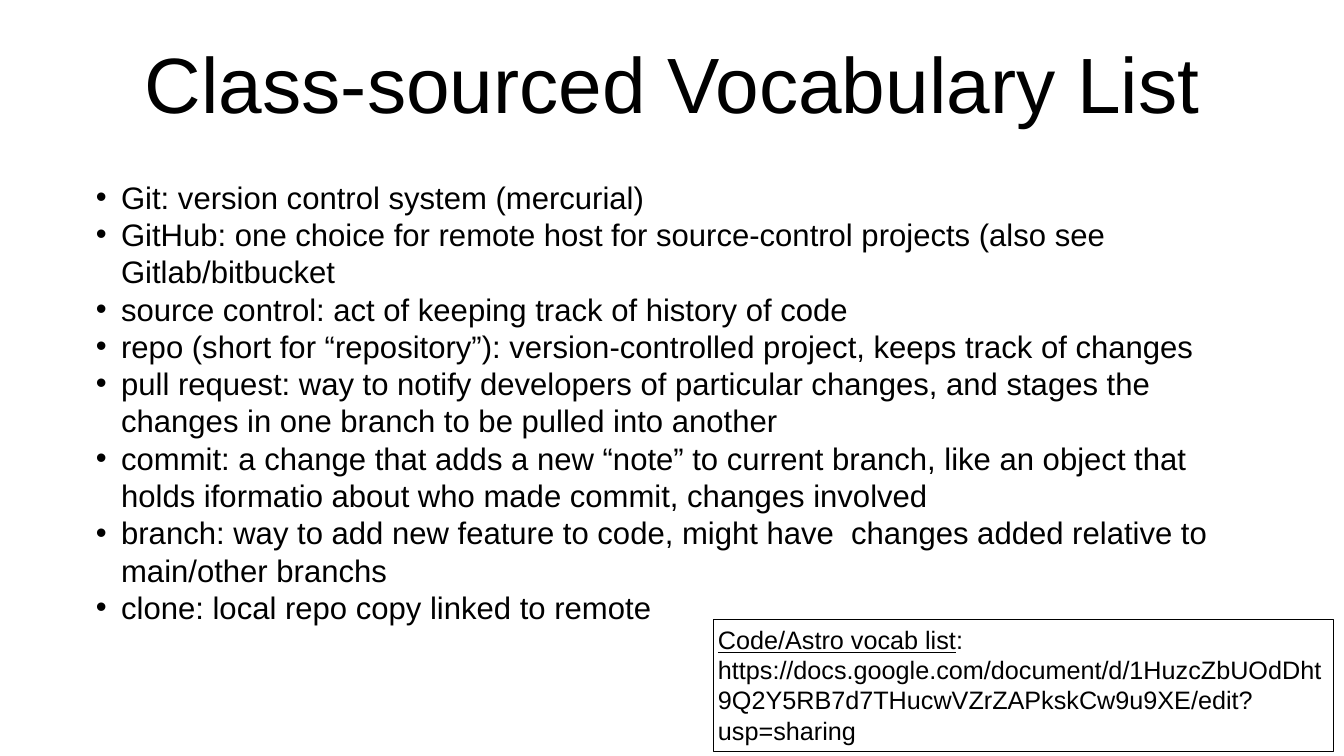
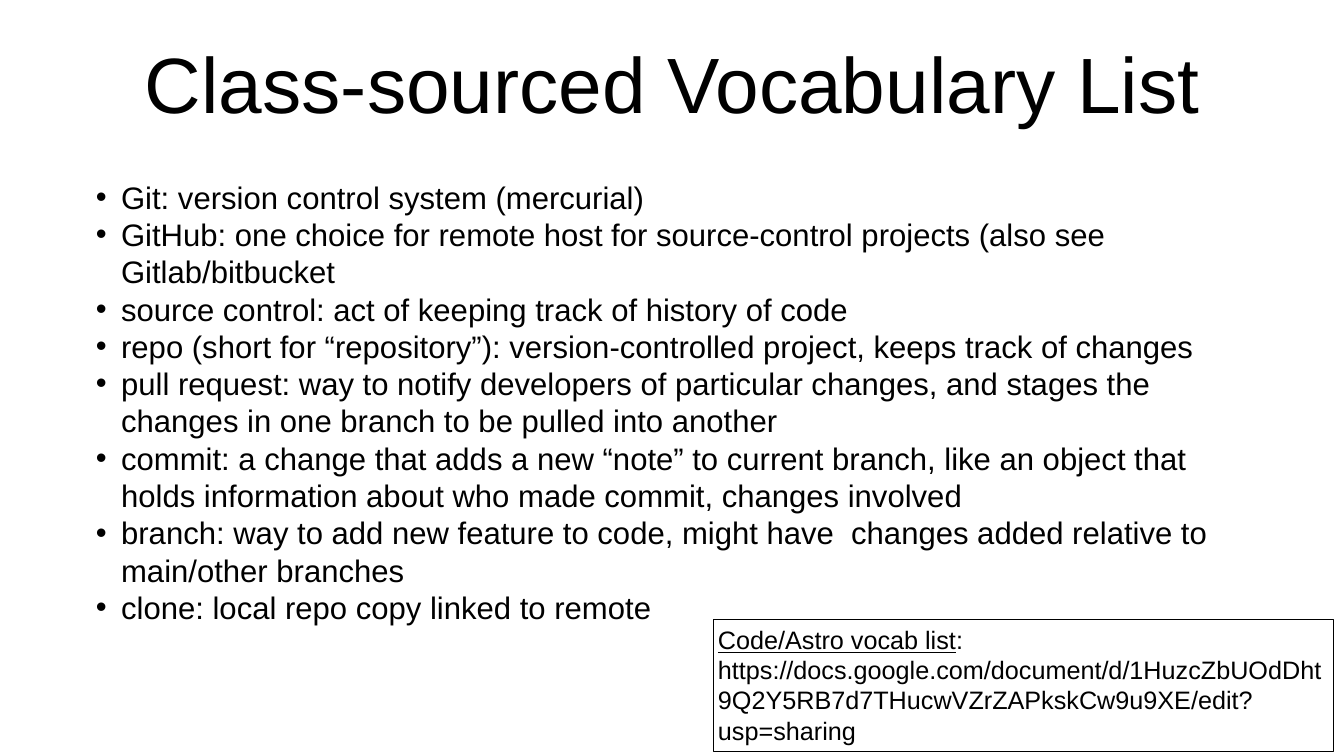
Before and after one commit to semaphoreP/codeastro, a slide deck: slide 13 of Day1/gitflow.pptx (slide 14 before the commit). Drawn at 1344x756 pixels with LibreOffice and Linux fonts; fonts in the diff are those of the drawing. Boxes give left, top, right and bottom in pixels: in the first picture for what was removed or moved away, otherwise in the second. Text is boxed around its words. In the diff, an @@ line names an element or a change of style, - is before the commit and + after.

```diff
--- a/Day1/gitflow.pptx
+++ b/Day1/gitflow.pptx
@@ text at [121, 447, 1207, 583]: text changed @@
-• commit: a change that adds a new “note” to current branch, like an object that holds iformatio about who made commit, changes involved
-• branch: way to add new feature to code, might have changes added relative to main/other branchs
+• commit: a change that adds a new “note” to current branch, like an object that holds information about who made commit, changes involved
+• branch: way to add new feature to code, might have changes added relative to main/other branches
```
Also in this commit, not shown: 3 other slides changed.
